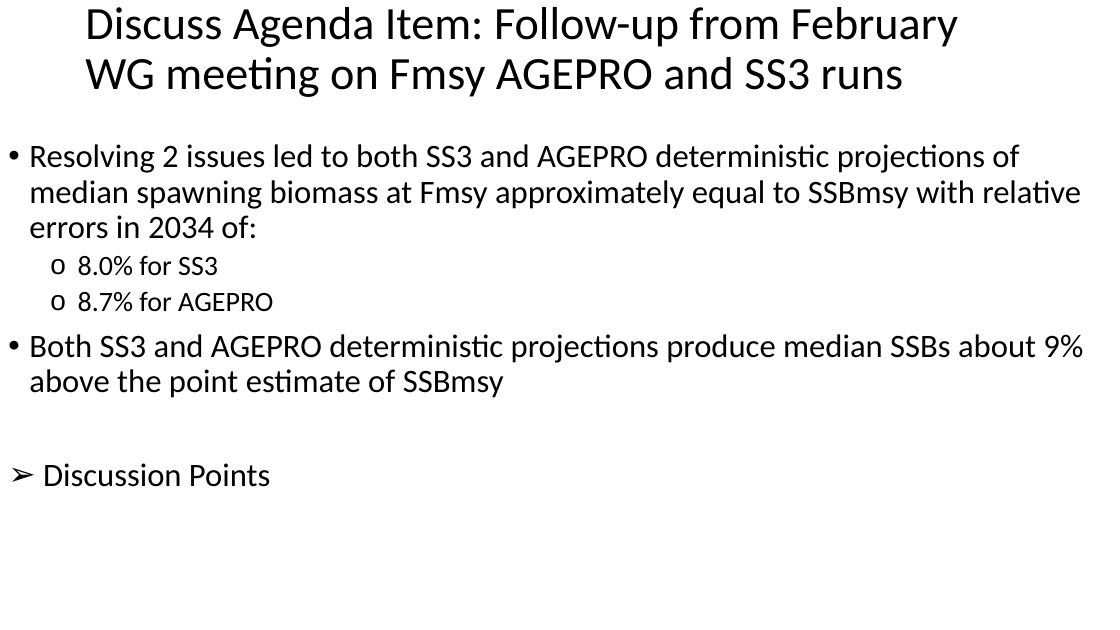
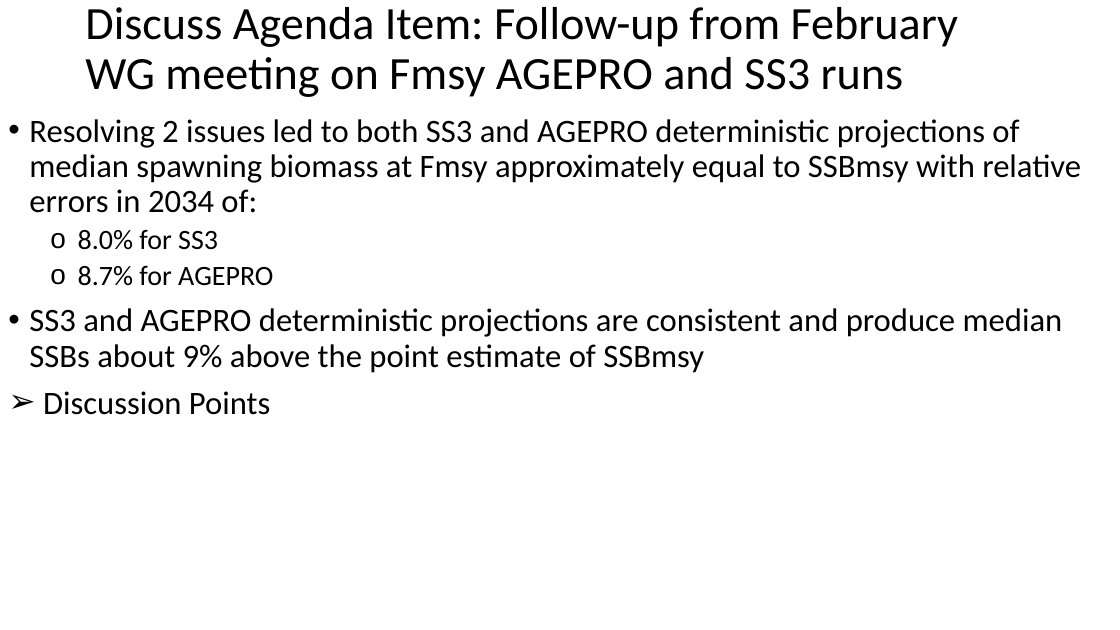
Before and after one commit to PIFSCstockassessments/2024-WCNPO-MLS-Rebuilding, a slide deck: slide 9 of WCNPO Striped Marlin 21-Mar-2024.pptx. Drawn at 1120x630 pixels with LibreOffice and Linux fonts; fonts in the diff are those of the drawing. Boxes give left, top, right and bottom in pixels: in the first picture for what was removed or moved away, otherwise in the second. Text is boxed around its words. In the diff, an @@ line names an element or a change of style, - is before the commit and + after.

```diff
--- a/WCNPO Striped Marlin 21-Mar-2024.pptx
+++ b/WCNPO Striped Marlin 21-Mar-2024.pptx
@@ text "Resolving 2 issues led to ...": place and size @@
-text "Resolving 2 issues led to ..." at (29, 144, 1083, 487)
+text "Resolving 2 issues led to ..." at (29, 119, 1081, 415)
@@ text at (29, 308, 1063, 373): text changed @@
-• Both SS3 and AGEPRO deterministic projections produce median SSBs about 9% above the point estimate of SSBmsy
+• SS3 and AGEPRO deterministic projections are consistent and produce median SSBs about 9% above the point estimate of SSBmsy
```
Also in this commit, not shown: 2 other slides changed.
